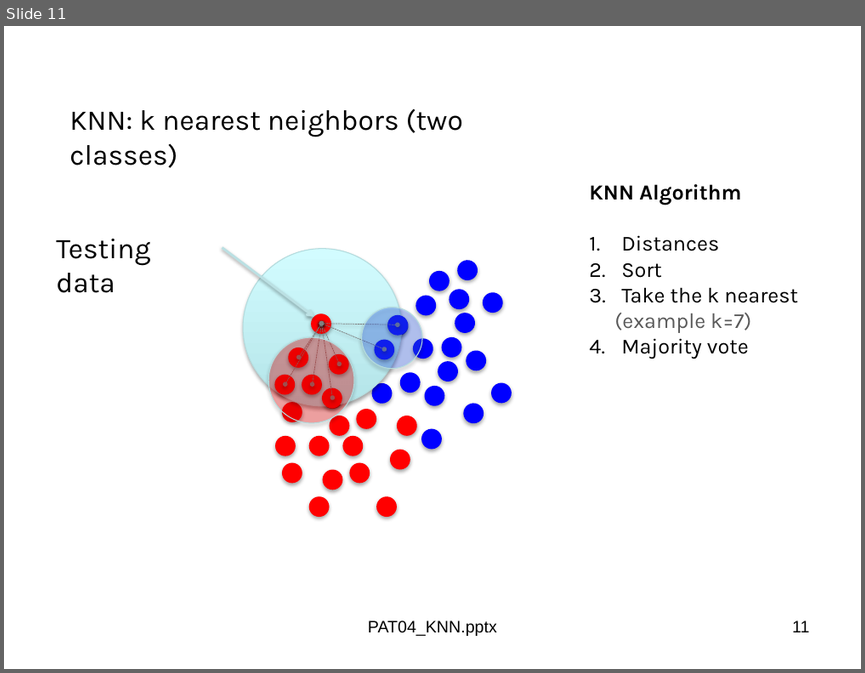
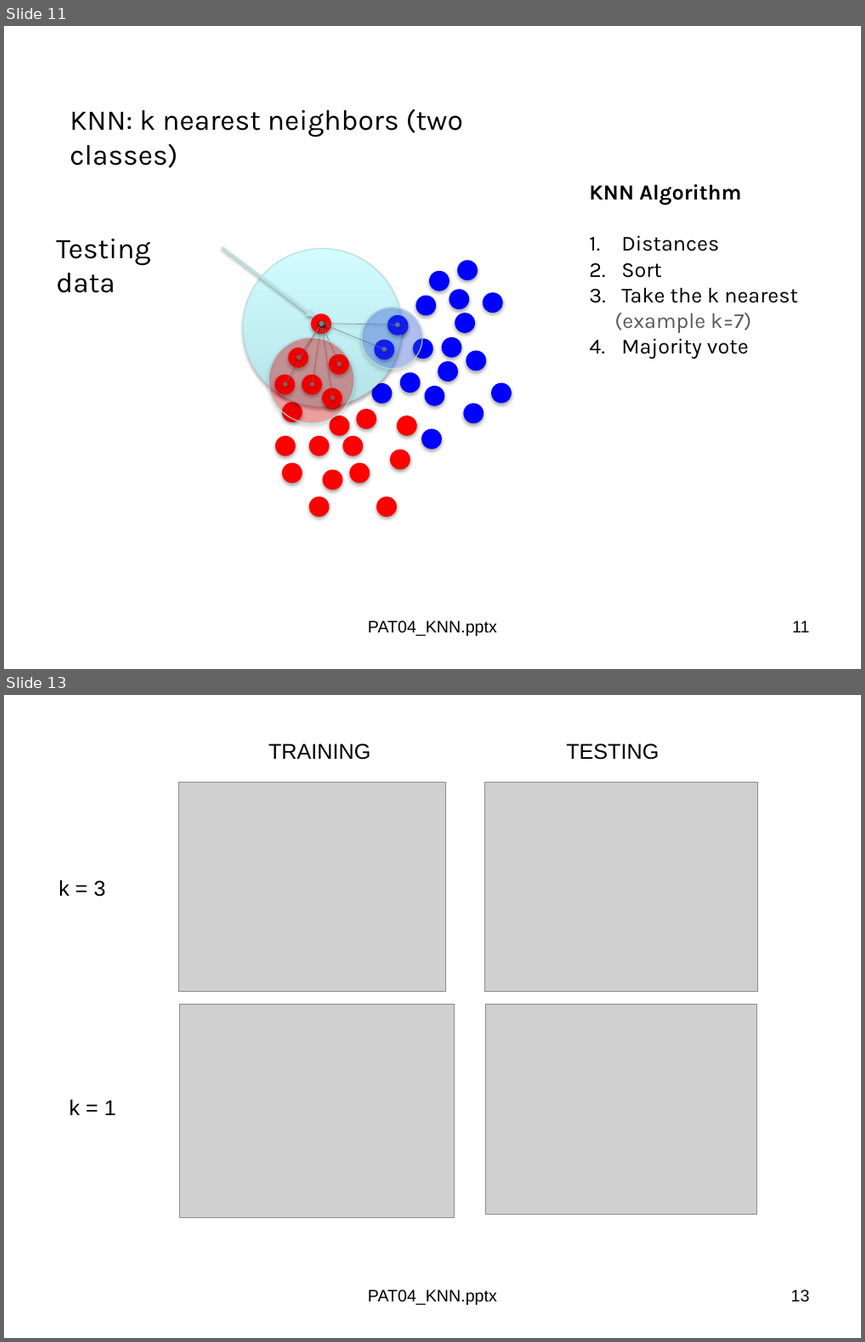
Before and after one commit to domingomery/patrones, a slide deck: clases/Cap04_Clasificacion/presentations/PAT04_KNN.pptx. Shown one above the other, each under a label of ours: slide 11 before the commit, slides 11 and 13 after it; the slides between them are not shown. The pictures are 865x673 and 865x1342 pixels, drawn with LibreOffice and Linux fonts; fonts in the diff are those of the drawing; grey boxes stand for pictures. Boxes give left, top, right and bottom in pixels: in the first picture for what was removed or moved away, otherwise in the second. Text is boxed around its words. In the diff, an @@ line names an element or a change of style, - is before the commit and + after.

```diff
--- a/clases/Cap04_Clasificacion/presentations/PAT04_KNN.pptx
+++ b/clases/Cap04_Clasificacion/presentations/PAT04_KNN.pptx
@@ slide 13 added at [4, 695, 861, 1338], background #FFFFFF @@
@@ text added at [268, 743, 370, 760], 18 pt, text #000000 @@
+TRAINING
@@ text added at [566, 743, 658, 760], 18 pt, text #000000 @@
+TESTING
@@ picture added at [178, 783, 445, 992] @@
@@ picture added at [484, 783, 757, 992] @@
@@ text added at [58, 879, 106, 896], 18 pt, text #000000 @@
+k = 3
@@ picture added at [180, 1004, 454, 1218] @@
@@ picture added at [485, 1004, 756, 1213] @@
@@ text added at [69, 1099, 116, 1115], 18 pt, text #000000 @@
+k = 1
@@ text added at [368, 1289, 497, 1304], 14 pt, text #000000 @@
+PAT04_KNN.pptx
@@ page number added at [791, 1289, 810, 1302], 14 pt, text #000000 @@
+13
```
Also in this commit, not shown: 3 slides changed, 2 other slides added, 1 other file.
